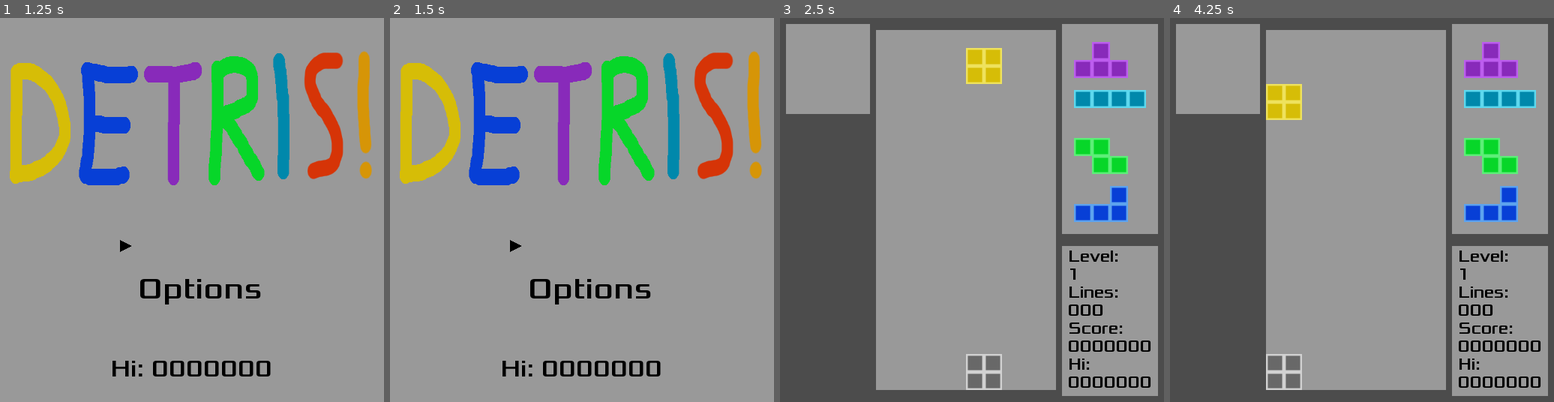
Above: before the commit, frames 1-4 (left to right).
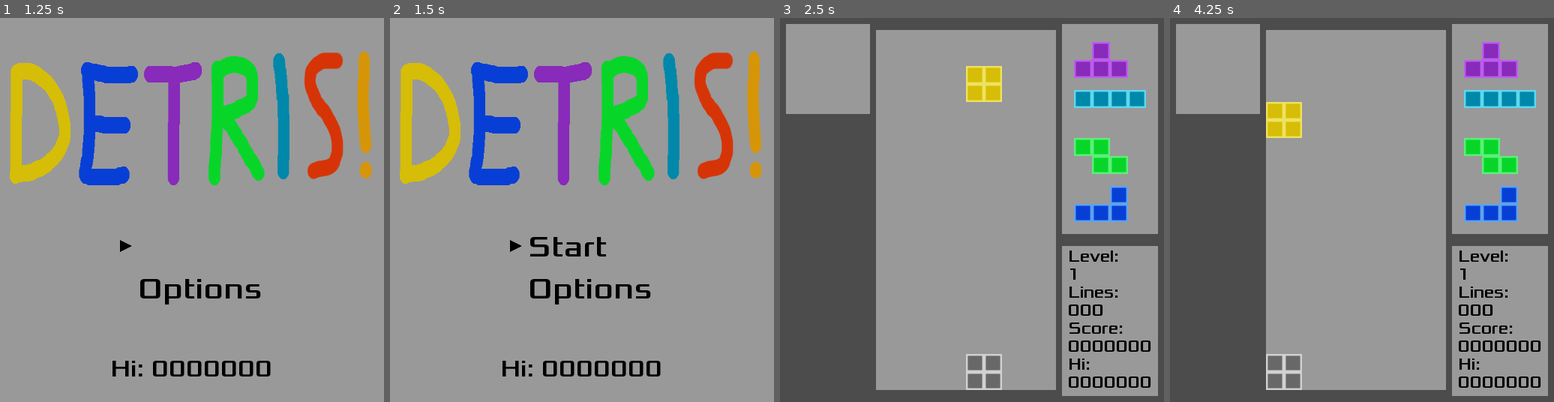
Above: after the commit, the same moments.

Repository: Boyquotes/Godot-Detris
Game: Godot game, scene res://TitleScreen.tscn
Two runs of this game, one before a commit and one after it. Both use one fixed random seed, a clock stepped at 60 frames per second and the inputs below. The project has no main scene, so this scene is started directly. Sound files missing from this copy of the repository are replaced by a short silence.
Inputs:
- Up to frame 1 (1.25 s): tap Enter (ui_accept) at 0.5, 0.77, 1.07 s; hold Right (mino_right) from 0.53 s (still down); tap Z (mino_anticlockwise) at 0.6 s; tap X (mino_clockwise) at 0.8 s
- Up to frame 2 (1.5 s): release Right (mino_right) at 1.28 s; hold Left (mino_left) from 1.28 s (still down); tap X (mino_clockwise) at 1.35 s
- Up to frame 3 (2.5 s): tap Enter (ui_accept) at 1.52, 1.55, 1.82, 2.1 s; release Left (mino_left) at 2.03 s; hold Right (mino_right) from 2.03 s (still down); tap Z (mino_anticlockwise) at 2.3 s
- Up to frame 4 (4.25 s): tap Z (mino_anticlockwise) at 2.85 s; tap Enter (ui_accept) at 3.02, 3.32, 3.77, 3.8, 4.07 s; tap X (mino_clockwise) at 3.05, 3.6 s; release Right (mino_right) at 3.53 s; hold Left (mino_left) from 3.53 s (still down)

Frame 1 is identical in both runs. In frame 2, 0.4% of the frame differs, in the area x 36-57%, y 57-63%; in frame 3, 0.9%, in the area x 48-58%, y 7-22%; in frame 4, 0.9%.

Commit message:
Use ui_accept to navigate TitleScreen

Diff:
--- a/TitleScreen.gd
+++ b/TitleScreen.gd
@@ -19,10 +19,7 @@
 
 
 func _process(_delta : float) -> void:
-	if (
-		InputFilter.just_pressed("mino_clockwise")
-		or InputFilter.just_pressed("mino_anticlockwise")
-	):
+	if InputFilter.just_pressed("ui_accept"):
 		if options[selected_label] == $Control/StartLabel:
 			set_process(false)
 			$StartGameSFX.play()
